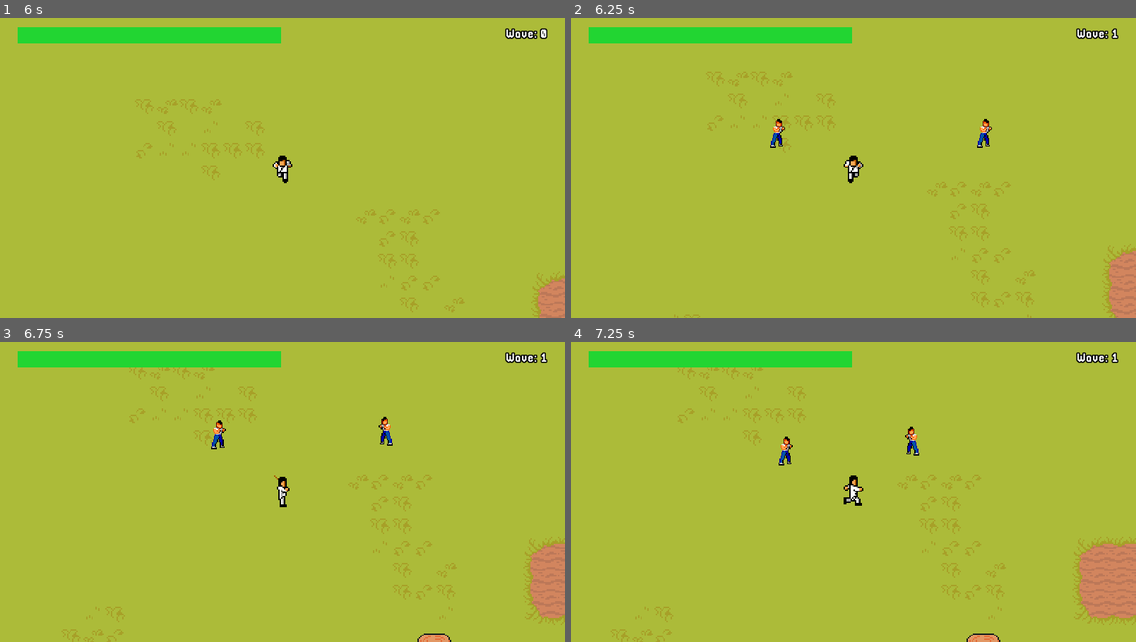
Above: before the commit, frames 1-4 (two rows, left to right).
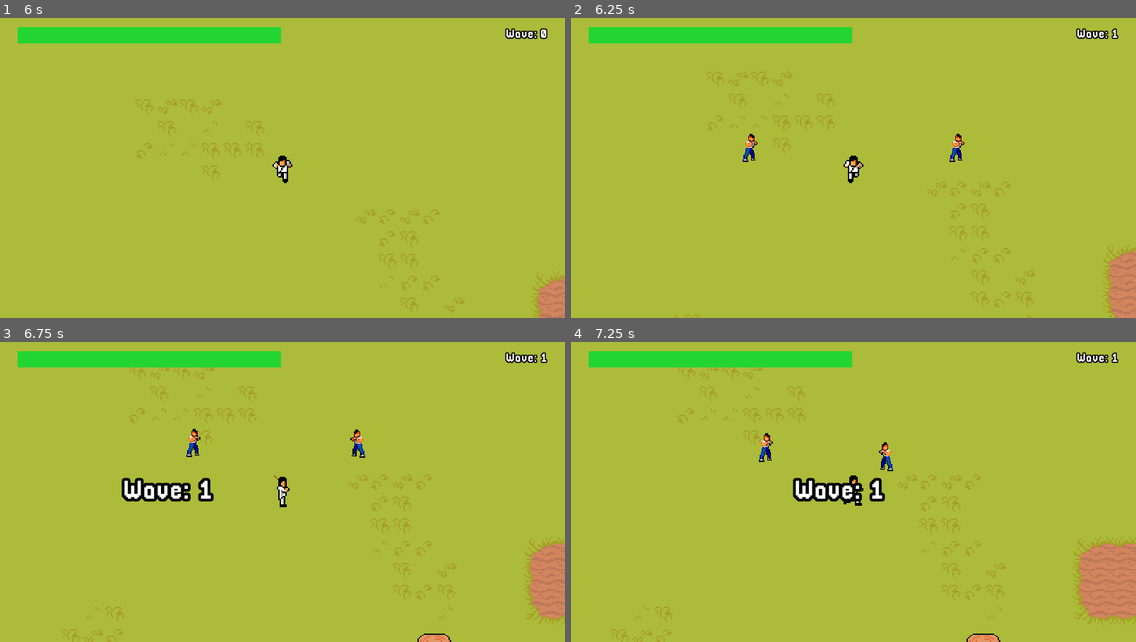
Above: after the commit, the same moments.

Repository: MysteryCoder456/KungFitGame
Game: Godot game, scene res://src/scenes/MainMenu.tscn
The game is run twice, just before and just after one commit, with the same random seed, the same clock (stepped at 60 frames per second) and the same inputs.
Inputs (mouse positions are in pixels of both pictures, inside the frame that each line leads up to):
- Up to frame 1 (6 s): click "Play" at 0.5 s; move the mouse to (406, 153) at 1.27 s; hold D (move_right) 1.28-2.03 s; hold P (kick_attack) 1.28-2.03 s; click (406, 153) at 1.42 s; move the mouse to (169, 183) at 2.02 s; hold S (move_down) 2.03-2.78 s; tap O (stick_attack) at 2.1, 3.6, 5.1 s; move the mouse to (339, 102) at 2.77 s; hold D (move_right) 2.78-3.53 s; hold P (kick_attack) 2.78-3.53 s; move the mouse to (254, 228) at 3.52 s; hold W (move_up) 3.53-4.28 s; click (254, 228) at 3.67 s; move the mouse to (452, 213) at 4.27 s; hold P (kick_attack) 4.28-5.03 s; hold A (move_left) 4.28-5.78 s; move the mouse to (113, 123) at 5.02 s; move the mouse to (310, 168) at 5.77 s; hold S (move_down) from 5.78 s (still down); hold P (kick_attack) from 5.78 s (still down); click (310, 168) at 5.92 s
- Up to frame 2 (6.25 s): keep holding S (move_down); keep holding P (kick_attack)
- Up to frame 3 (6.75 s): move the mouse to (197, 417) at 6.52 s; release S (move_down) at 6.53 s; release P (kick_attack) at 6.53 s; hold D (move_right) from 6.53 s (still down); tap O (stick_attack) at 6.6 s
- Up to frame 4 (7.25 s): keep holding D (move_right)

Frame 1 is identical in both runs. In frame 2, 0.5% of the frame differs, in the area x 30-75%, y 33-48%; in frame 3, 1.5%, in the area x 21-70%, y 24-54%; in frame 4, 1.5%.

Commit message:
wave animation

Diff:
--- /dev/null
+++ b/FitnessGame/src/animations/NewWaveAnimation.tres
@@ -0,0 +1,37 @@
+[gd_resource type="Animation" format=2]
+
+[resource]
+resource_name = "New Wave Animation"
+length = 4.0
+tracks/0/type = "value"
+tracks/0/path = NodePath("LargeWaveLabel:visible")
+tracks/0/interp = 1
+tracks/0/loop_wrap = true
+tracks/0/imported = false
+tracks/0/enabled = true
+tracks/0/keys = {
+"times": PoolRealArray( 0 ),
+"transitions": PoolRealArray( 1 ),
+"update": 1,
+"values": [ true ]
+}
+tracks/1/type = "bezier"
+tracks/1/path = NodePath("LargeWaveLabel:rect_position:x")
+tracks/1/interp = 1
+tracks/1/loop_wrap = true
+tracks/1/imported = false
+tracks/1/enabled = true
+tracks/1/keys = {
+"points": PoolRealArray( -300, -0.25, 0, 0.25, 0, 415, -1, -0.5, 0.5, -0.5, 415, -0.25, 0, 1, 0, 1200, -0.25, 0, 0.25, 0 ),
+"times": PoolRealArray( 0, 1.5, 2.5, 4 )
+}
+tracks/2/type = "bezier"
+tracks/2/path = NodePath("LargeWaveLabel:rect_position:y")
+tracks/2/interp = 1
+tracks/2/loop_wrap = true
+tracks/2/imported = false
+tracks/2/enabled = true
+tracks/2/keys = {
+"points": PoolRealArray( 248, -0.25, 0, 0.25, 0, 248, -0.25, 0, 0.25, 0, 248, -0.25, 0, 0.25, 0, 248, -0.25, 0, 0.25, 0 ),
+"times": PoolRealArray( 0, 1.5, 2.5, 4 )
+}
--- a/FitnessGame/src/scenes/HUD.tscn
+++ b/FitnessGame/src/scenes/HUD.tscn
@@ -1,9 +1,11 @@
-[gd_scene load_steps=8 format=2]
+[gd_scene load_steps=10 format=2]
 
 [ext_resource path="res://src/scenes/MovementButtons.tscn" type="PackedScene" id=1]
 [ext_resource path="res://src/scripts/HUD.gd" type="Script" id=2]
 [ext_resource path="res://src/dynamic_fonts/Pixellari_22.tres" type="DynamicFont" id=3]
 [ext_resource path="res://src/scenes/AttackButtons.tscn" type="PackedScene" id=4]
+[ext_resource path="res://src/themes/MainMenu.tres" type="Theme" id=5]
+[ext_resource path="res://src/animations/NewWaveAnimation.tres" type="Animation" id=6]
 
 [sub_resource type="StyleBoxFlat" id=1]
 bg_color = Color( 0.137255, 0.839216, 0.2, 1 )
@@ -11,14 +13,48 @@
 [sub_resource type="StyleBoxFlat" id=2]
 bg_color = Color( 0.901961, 0.215686, 0.215686, 1 )
 
-[sub_resource type="Theme" id=3]
-Label/fonts/font = ExtResource( 3 )
+[sub_resource type="Animation" id=4]
+length = 0.001
+tracks/0/type = "value"
+tracks/0/path = NodePath("LargeWaveLabel:visible")
+tracks/0/interp = 1
+tracks/0/loop_wrap = true
+tracks/0/imported = false
+tracks/0/enabled = true
+tracks/0/keys = {
+"times": PoolRealArray( 0 ),
+"transitions": PoolRealArray( 1 ),
+"update": 0,
+"values": [ true ]
+}
+tracks/1/type = "bezier"
+tracks/1/path = NodePath("LargeWaveLabel:rect_position:x")
+tracks/1/interp = 1
+tracks/1/loop_wrap = true
+tracks/1/imported = false
+tracks/1/enabled = true
+tracks/1/keys = {
+"points": PoolRealArray( -300, -0.25, 0, 0.25, 0 ),
+"times": PoolRealArray( 0 )
+}
+tracks/2/type = "bezier"
+tracks/2/path = NodePath("LargeWaveLabel:rect_position:y")
+tracks/2/interp = 1
+tracks/2/loop_wrap = true
+tracks/2/imported = false
+tracks/2/enabled = true
+tracks/2/keys = {
+"points": PoolRealArray( 248, -0.25, 0, 0.25, 0 ),
+"times": PoolRealArray( 0 )
+}
 
 [node name="HUD" type="Control" groups=["HUD"]]
 anchor_right = 1.0
 anchor_bottom = 1.0
+theme = ExtResource( 5 )
 script = ExtResource( 2 )
 __meta__ = {
+"_edit_horizontal_guides_": [ -38.0 ],
 "_edit_use_anchors_": false
 }
 
@@ -47,11 +83,30 @@
 margin_top = 3.0
 margin_right = 960.0
 margin_bottom = 26.0
+grow_horizontal = 0
 size_flags_horizontal = 3
-theme = SubResource( 3 )
+custom_fonts/font = ExtResource( 3 )
 text = "Wave: 999"
 align = 2
 valign = 1
+
+[node name="LargeWaveLabel" type="Label" parent="."]
+anchor_left = 0.5
+anchor_top = 0.5
+anchor_right = 0.5
+anchor_bottom = 0.5
+margin_left = -812.0
+margin_top = -24.0
+margin_right = -617.0
+margin_bottom = 24.0
+grow_horizontal = 2
+grow_vertical = 2
+text = "Wave 999"
+align = 1
+valign = 1
+__meta__ = {
+"_edit_use_anchors_": false
+}
 
 [node name="MovementButtons" parent="." instance=ExtResource( 1 )]
 position = Vector2( 144, 424 )
@@ -64,3 +119,7 @@
 [node name="HealthAnimationTimer" type="Timer" parent="."]
 wait_time = 0.3
 one_shot = true
+
+[node name="AnimationPlayer" type="AnimationPlayer" parent="."]
+"anims/New Wave Animation" = ExtResource( 6 )
+anims/RESET = SubResource( 4 )
--- a/FitnessGame/src/scenes/World.tscn
+++ b/FitnessGame/src/scenes/World.tscn
@@ -31,8 +31,6 @@
 
 [node name="KungFuMan" parent="Entities" instance=ExtResource( 1 )]
 
-[node name="EnemySpawnPoint" type="Position2D" parent="."]
-
 [node name="NavUpdateTimer" type="Timer" parent="."]
 wait_time = 0.4
 autostart = true
--- a/FitnessGame/src/scripts/HUD.gd
+++ b/FitnessGame/src/scripts/HUD.gd
@@ -3,7 +3,9 @@
 
 onready var health_bar: ProgressBar = $TopBar/HealthBar
 onready var wave_label: Label = $TopBar/WaveLabel
+onready var large_wave_label: Label = $LargeWaveLabel
 onready var health_anim_timer: Timer = $HealthAnimationTimer
+onready var animation_player: AnimationPlayer = $AnimationPlayer
 onready var health_anim_values = [health_bar.max_value, health_bar.max_value]
 
 
@@ -24,6 +26,11 @@
 
 func set_wave_number(wave_num: int):
 	wave_label.text = "Wave: %s" % wave_num
+	large_wave_label.text = "Wave: %s" % wave_num
+
+
+func do_wave_animation():
+	animation_player.play("New Wave Animation")
 
 
 func set_health_bar_value(value: float):
--- a/FitnessGame/src/scripts/World.gd
+++ b/FitnessGame/src/scripts/World.gd
@@ -7,7 +7,6 @@
 onready var nav: Navigation2D = $Navigation2D
 onready var entities: YSort = $Entities
 onready var player: KungFuMan = $Entities/KungFuMan
-onready var enemy_spawn: Position2D = $EnemySpawnPoint
 
 
 func _ready():
@@ -25,13 +24,14 @@
 		var new_enemy = ENEMY_SCENE.instance()
 		new_enemy.init(player, nav)
 		entities.add_child(new_enemy)
-		new_enemy.global_position = enemy_spawn.global_position + offset
+		new_enemy.global_position = player.global_position + offset
 		angle += angle_step
 
 
 func next_wave():
 	wave += 1
 	get_tree().call_group("HUD", "set_wave_number", wave)
+	get_tree().call_group("HUD", "do_wave_animation")
 	spawn_enemies()
 
 
